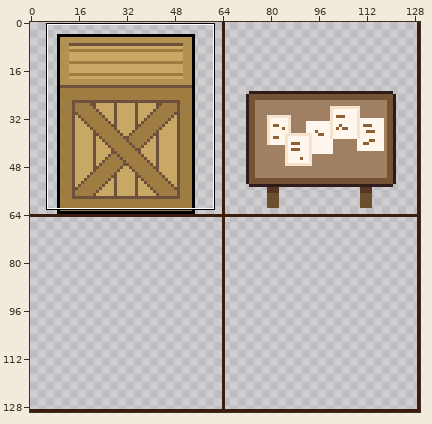
Edited in one commit: sprite sheet (src/main/resources/tiledMaps/tilesets/64Objects.png). The picture above shows the old version from afar; the outline marks the close-up.
Close-up. Old version:
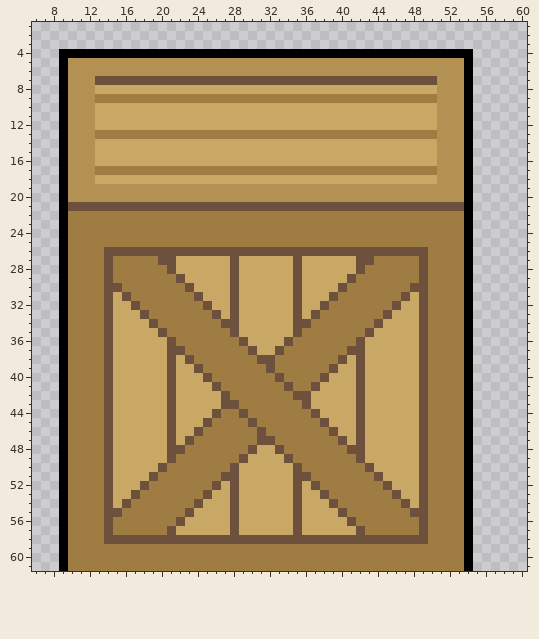
The file is 130x130 pixels. Shown: x 6..60, y 1..61.
And afterwards:
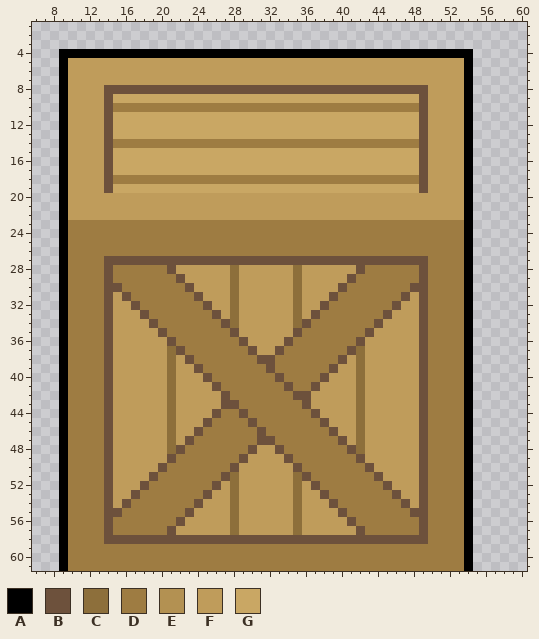
Palette (. is transparent): A #000000  B #6d513c  C #8d6f3b  D #9e7c42  E #b39152  F #bf9c5b  G #c9a764
From old to new:
Changed rows in their new state; - is an unchanged pixel.
first column x 10:
 5 FFFFFFFFFFFFFFFFFFFFFFFFFFFFFFFFFFFFFFFFFFFF
 6 FFFFFFFFFFFFFFFFFFFFFFFFFFFFFFFFFFFFFFFFFFFF
 7 FFFFFFFFFFFFFFFFFFFFFFFFFFFFFFFFFFFFFFFFFFFF
 8 FFFFBBBBBBBBBBBBBBBBBBBBBBBBBBBBBBBBBBBBFFFF
 9 FFFFBGGGGGGGGGGGGGGGGGGGGGGGGGGGGGGGGGGBFFFF
10 FFFFBDDDDDDDDDDDDDDDDDDDDDDDDDDDDDDDDDDBFFFF
11 FFFFB----------------------------------BFFFF
12 FFFFB----------------------------------BFFFF
13 FFFFBGGGGGGGGGGGGGGGGGGGGGGGGGGGGGGGGGGBFFFF
14 FFFFBDDDDDDDDDDDDDDDDDDDDDDDDDDDDDDDDDDBFFFF
15 FFFFB----------------------------------BFFFF
16 FFFFB----------------------------------BFFFF
17 FFFFBGGGGGGGGGGGGGGGGGGGGGGGGGGGGGGGGGGBFFFF
18 FFFFBDDDDDDDDDDDDDDDDDDDDDDDDDDDDDDDDDDBFFFF
19 FFFFBGGGGGGGGGGGGGGGGGGGGGGGGGGGGGGGGGGBFFFF
20 FFFFFFFFFFFFFFFFFFFFFFFFFFFFFFFFFFFFFFFFFFFF
21 FFFFFFFFFFFFFFFFFFFFFFFFFFFFFFFFFFFFFFFFFFFF
22 FFFFFFFFFFFFFFFFFFFFFFFFFFFFFFFFFFFFFFFFFFFF
first column x 14:
26 DDDDDDDDDDDDDDDDDDDDDDDDDDDDDDDDDDDD
27 -BBBBB--BBBBBB-BBBBBB-BBBBBB--BBBBB-
28 --------FFFFFFCFFFFFFCFFFFFF--------
29 ---------FFFFFCFFFFFFCFFFFF---------
30 ----------FFFFCFFFFFFCFFFF----------
31 -F---------FFFCFFFFFFCFFF---------F-
32 -FF---------FFCFFFFFFCFF---------FF-
33 -FFF---------FCFFFFFFCF---------FFF-
34 -FFFF---------CFFFFFFC---------FFFF-
35 -FFFFF---------FFFFFF---------FFFFF-
36 -FFFFFF---------FFFF---------FFFFFF-
37 -FFFFFFC---------FF---------CFFFFFF-
38 -FFFFFFCF------------------FCFFFFFF-
39 -FFFFFFCFF----------------FFCFFFFFF-
40 -FFFFFFCFFF--------------FFFCFFFFFF-
41 -FFFFFFCFFFF------------FFFFCFFFFFF-
42 -FFFFFFCFFFFF----------FFFFFCFFFFFF-
43 -FFFFFFCFFFFF----------FFFFFCFFFFFF-
44 -FFFFFFCFFFF------------FFFFCFFFFFF-
45 -FFFFFFCFFF--------------FFFCFFFFFF-
46 -FFFFFFCFF----------------FFCFFFFFF-
47 -FFFFFFCF------------------FCFFFFFF-
48 -FFFFFFC---------FF---------CFFFFFF-
49 -FFFFFF---------FFFF---------FFFFFF-
50 -FFFFF---------FFFFFF---------FFFFF-
51 -FFFF---------CFFFFFFC---------FFFF-
52 -FFF---------FCFFFFFFCF---------FFF-
53 -FF---------FFCFFFFFFCFF---------FF-
54 -F---------FFFCFFFFFFCFFF---------F-
55 ----------FFFFCFFFFFFCFFFF----------
56 ---------FFFFFCFFFFFFCFFFFF---------
57 --------FFFFFFCFFFFFFCFFFFFF--------
